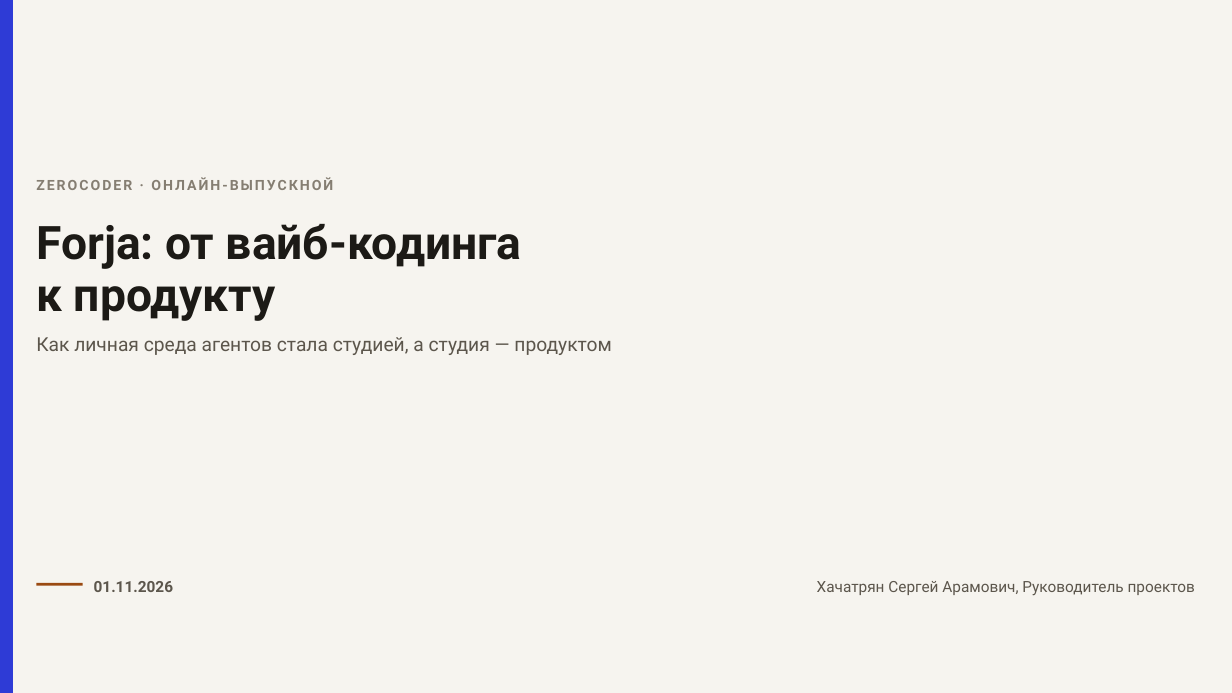
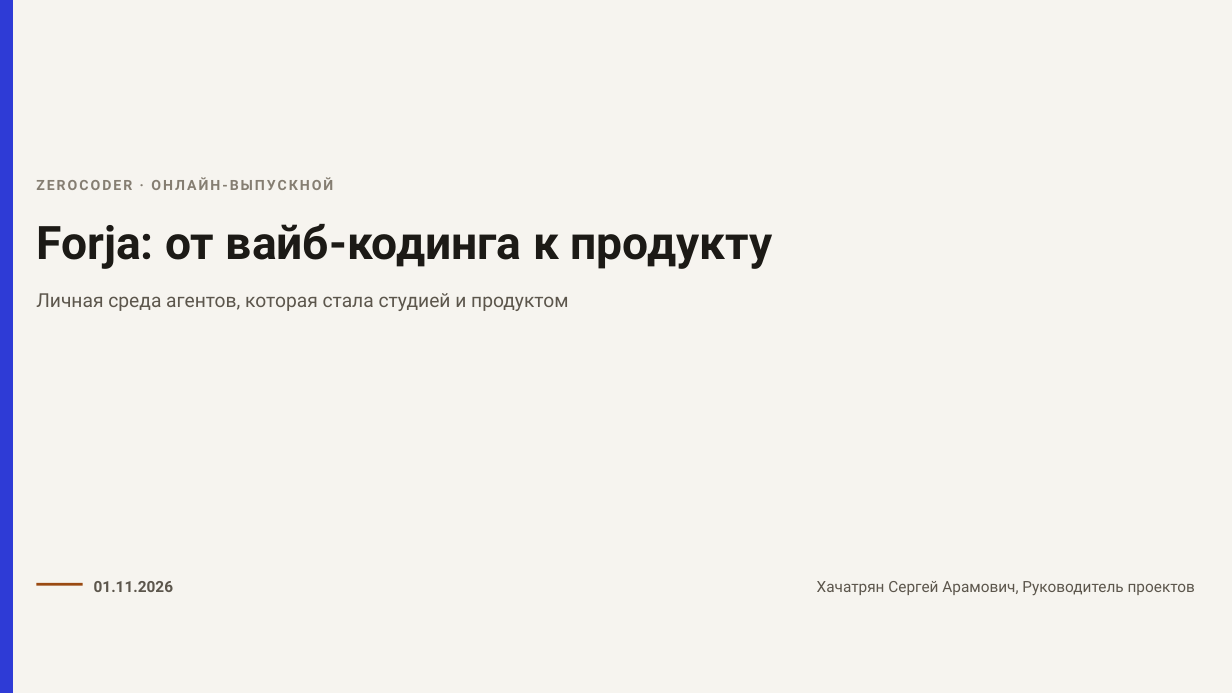
Before and after one commit to khsergey-afk/forja-zerocoder, a slide deck: slide 1 of docs/2026-11-01_forja-выпускной_доклад.pptx. Drawn at 1232x693 pixels with LibreOffice and Linux fonts; fonts in the diff are those of the drawing. Boxes give left, top, right and bottom in pixels: in the first picture for what was removed or moved away, otherwise in the second. Text is boxed around its words. In the diff, an @@ line names an element or a change of style, - is before the commit and + after.

```diff
--- a/docs/2026-11-01_forja-выпускной_доклад.pptx
+++ b/docs/2026-11-01_forja-выпускной_доклад.pptx
@@ text at (36,224,773,269): text changed @@
-Forja: от вайб-кодинга
-к продукту
+Forja: от вайб-кодинга к продукту
@@ text at (36,293,568,311): text changed @@
-Как личная среда агентов стала студией, а студия — продуктом
+Личная среда агентов, которая стала студией и продуктом
```
Also in this commit, not shown: 10 other slides changed, 3 slides added, 3 slides removed, 17 other files.
